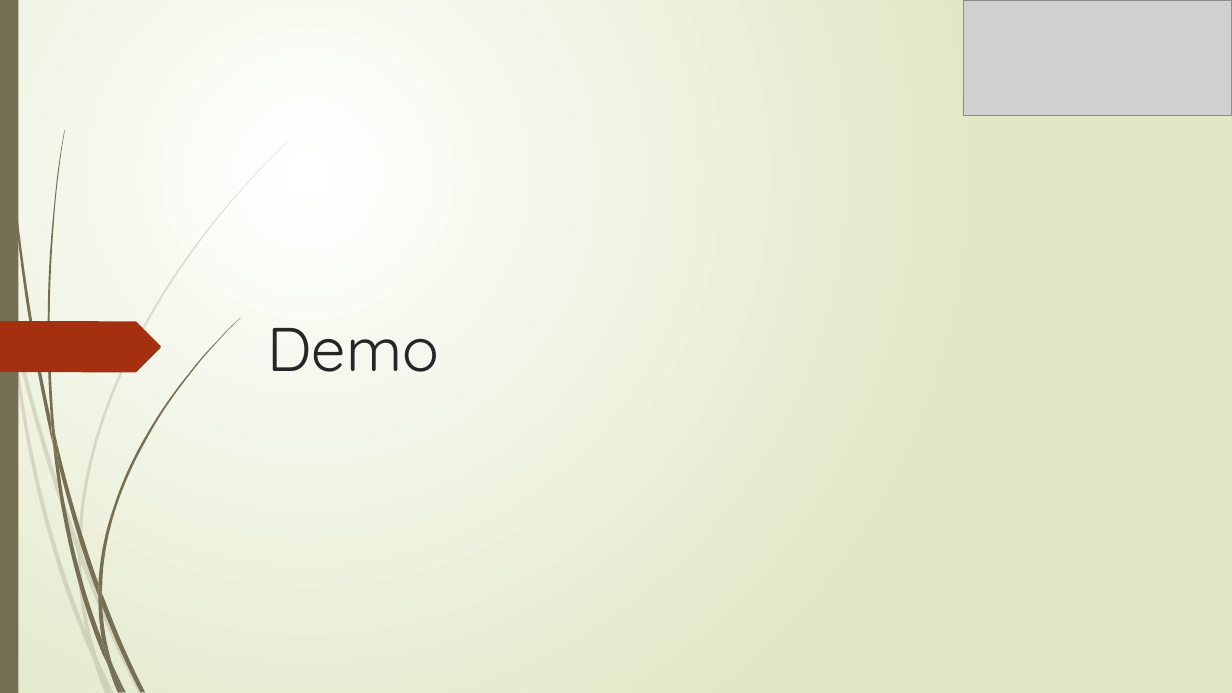
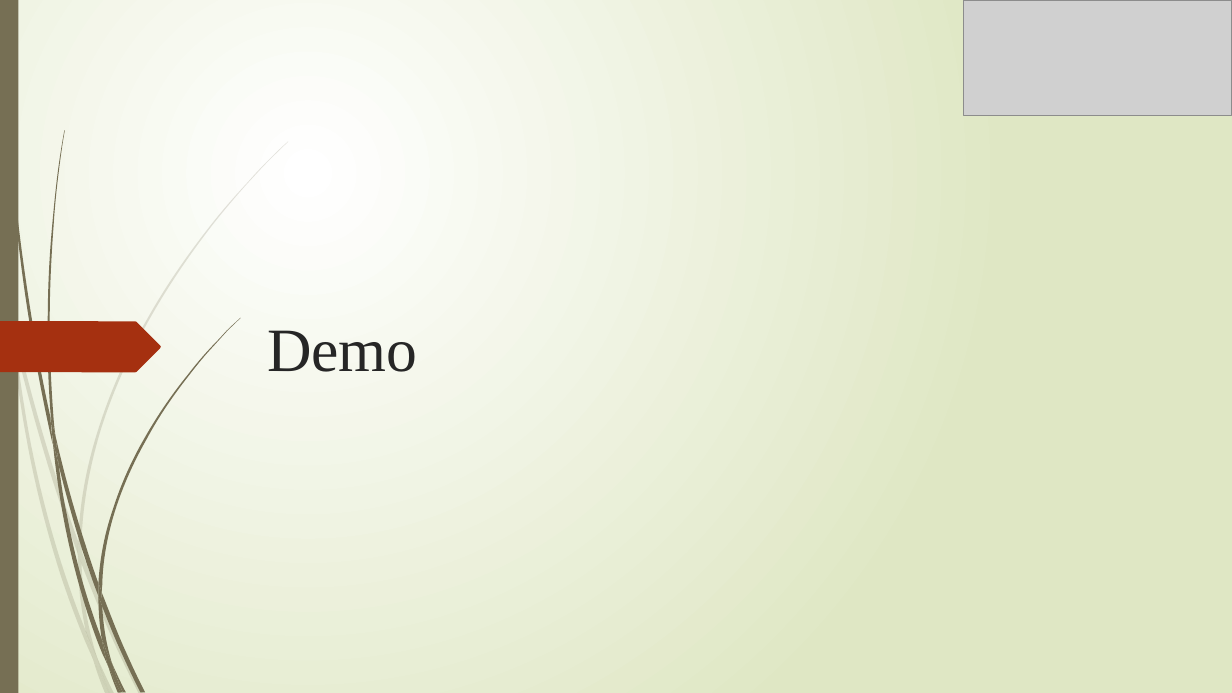
Before and after one commit to Gyalomalom/Ambient-Student-House, a slide deck: slide 22 of Sprint 5/final presentation.pptx (slide 12 before the commit). Drawn at 1232x693 pixels with LibreOffice and Linux fonts; fonts in the diff are those of the drawing; grey boxes stand for pictures. Boxes give left, top, right and bottom in pixels: in the first picture for what was removed or moved away, otherwise in the second. Text is boxed around its words. In the diff, an @@ line names an element or a change of style, - is before the commit and + after.

```diff
--- a/Sprint 5/final presentation.pptx
+++ b/Sprint 5/final presentation.pptx
@@ title "Demo" at bbox=[267, 330, 417, 372]: font Quicksand to Times New Roman @@
```
Also in this commit, not shown: 12 other slides changed, 10 slides added, 37 other files.
